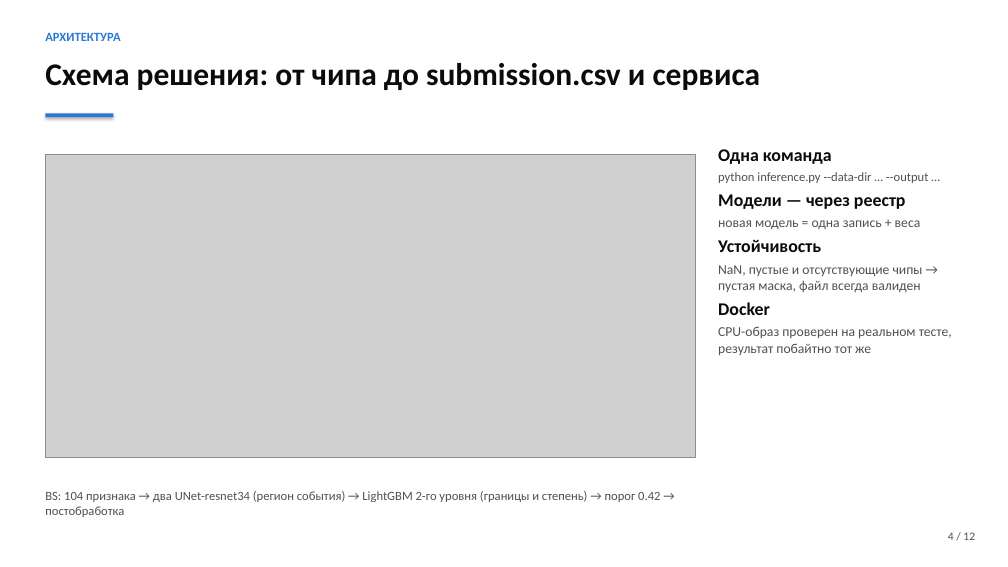
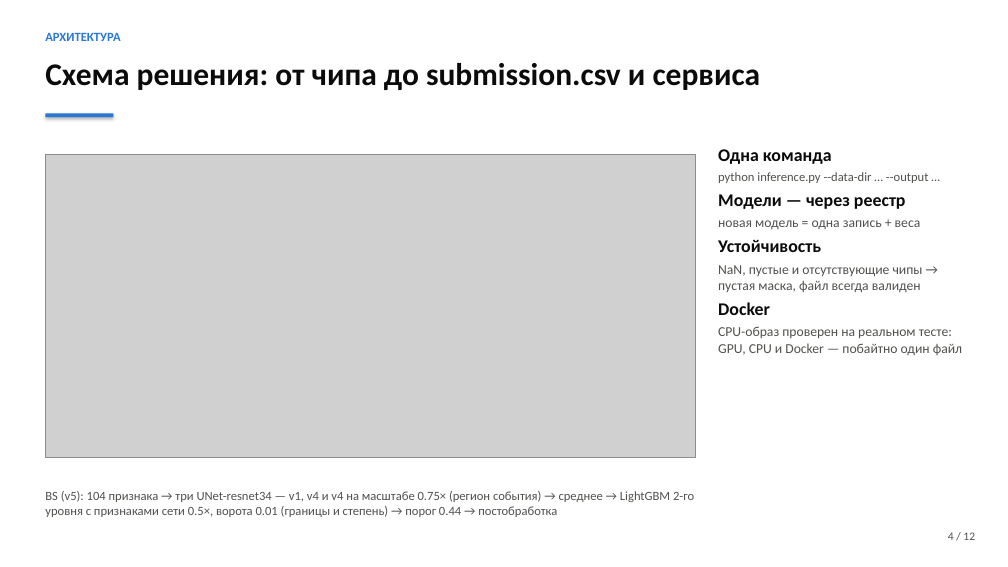
Before and after one commit to shttrkk/kosmowinsamarkand, a slide deck: slide 4 of presentation/deck.pptx. Drawn at 1008x567 pixels with LibreOffice and Linux fonts; fonts in the diff are those of the drawing; grey boxes stand for pictures. Boxes give left, top, right and bottom in pixels: in the first picture for what was removed or moved away, otherwise in the second. Text is boxed around its words. In the diff, an @@ line names an element or a change of style, - is before the commit and + after.

```diff
--- a/presentation/deck.pptx
+++ b/presentation/deck.pptx
@@ text at [718, 327, 962, 355]: text changed @@
-CPU-образ проверен на реальном тесте, результат побайтно тот же
+CPU-образ проверен на реальном тесте: GPU, CPU и Docker — побайтно один файл
@@ text at [45, 491, 694, 517]: text changed @@
-BS: 104 признака → два UNet-resnet34 (регион события) → LightGBM 2-го уровня (границы и степень) → порог 0.42 → постобработка
+BS (v5): 104 признака → три UNet-resnet34 — v1, v4 и v4 на масштабе 0.75× (регион события) → среднее → LightGBM 2-го уровня с признаками сети 0.5×, ворота 0.01 (границы и степень) → порог 0.44 → постобработка
```
Also in this commit, not shown: 7 other slides changed, 29 other files.
